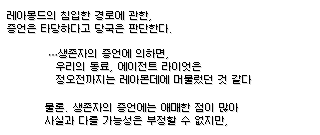
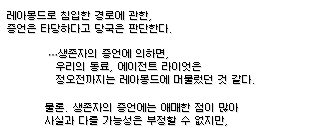
Before/after of a 320x135 layered artwork. What changed in the layer stack:
renamed "⋯생존자의 증언에 의하면, 우리의 동료, 에이전트 라 copy" to "⋯생존자의 증언에 의하면, 우리의 동료, 에이전트 라", painted on it over [141,75,254,84]
painted on "⋯생존자의 증언에 의하면, 우리의 동료, 에이전트 라" (2nd of 2) over [142,76,255,85]
renamed "레아몽드의 침입한 경로에 관한, 증언은 타당하다고 당국은 copy" to "레아몽드로 침입한 경로에 관한, 증언은 타당하다고 당국은", painted on it over [47,11,57,21]
renamed "레아몽드의 침입한 경로에 관한, 증언은 타당하다고 당국은" to "레아몽드로 침입한 경로에 관한, 증언은 타당하다고 당국은", painted on it over [47,12,57,21]
